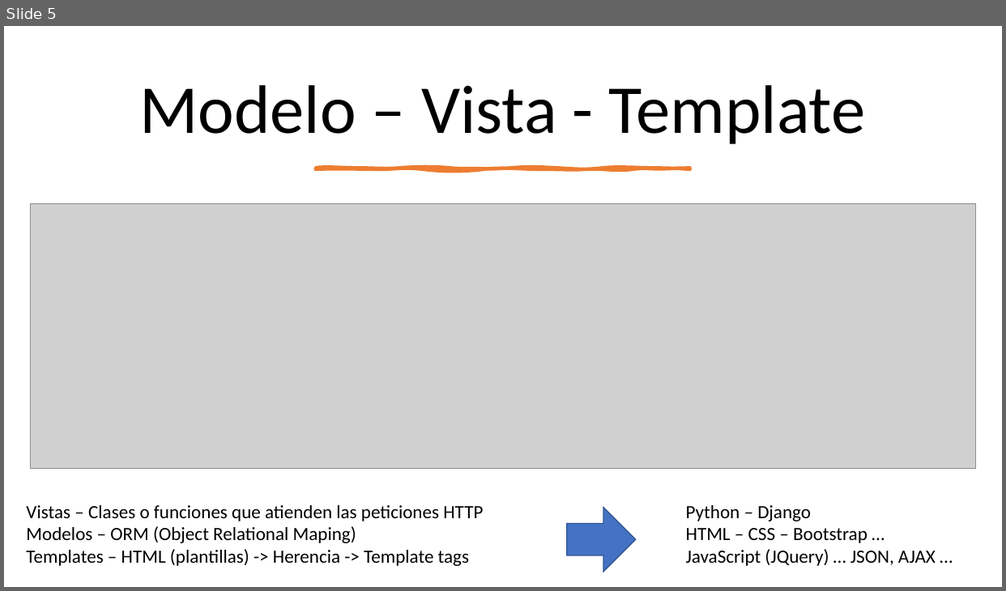
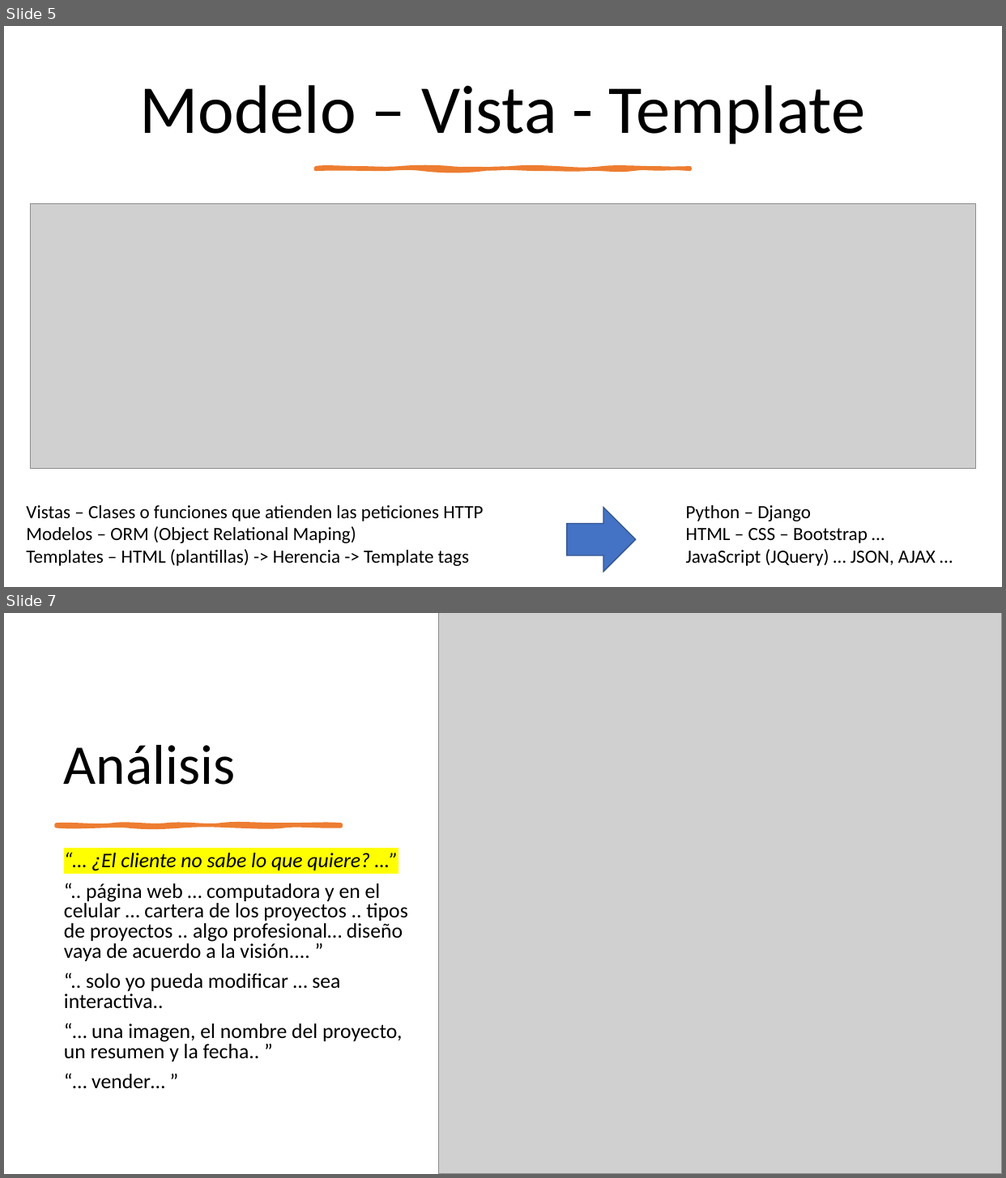
Before and after one commit to franvazgom/masterClassCBV, a slide deck: docs/MasterClass2023.pptx. Shown one above the other, each under a label of ours: slide 5 before the commit, slides 5 and 7 after it; the slides between them are not shown. The pictures are 1006x591 and 1006x1178 pixels, drawn with LibreOffice and Linux fonts; fonts in the diff are those of the drawing; grey boxes stand for pictures. Boxes give left, top, right and bottom in pixels: in the first picture for what was removed or moved away, otherwise in the second. Text is boxed around its words. In the diff, an @@ line names an element or a change of style, - is before the commit and + after.

```diff
--- a/docs/MasterClass2023.pptx
+++ b/docs/MasterClass2023.pptx
@@ slide 7 added at (4,613,1002,1174), background #FFFFFF @@
@@ picture added at (439,613,1002,1174) @@
@@ title added at (64,745,235,785), 54 pt, text #000000 @@
+Análisis
@@ freeform shape added at (57,825,341,826), fill #ED7D31, outline #ED7D31 3.5 pt @@
@@ text added at (64,853,407,1088), 20 pt, text #000000 @@
+“… ¿El cliente no sabe lo que quiere? …”
+“.. página web … computadora y en el celular … cartera de los proyectos .. tipos de proyectos .. algo profesional… diseño vaya de acuerdo a la visión.... ”
+“.. solo yo pueda modificar … sea interactiva..
+“… una imagen, el nombre del proyecto, un resumen y la fecha.. ”
+“… vender… ”
```
Also in this commit, not shown: 3 slides changed, 4 other slides added, 1 slide removed, 13 other files.
